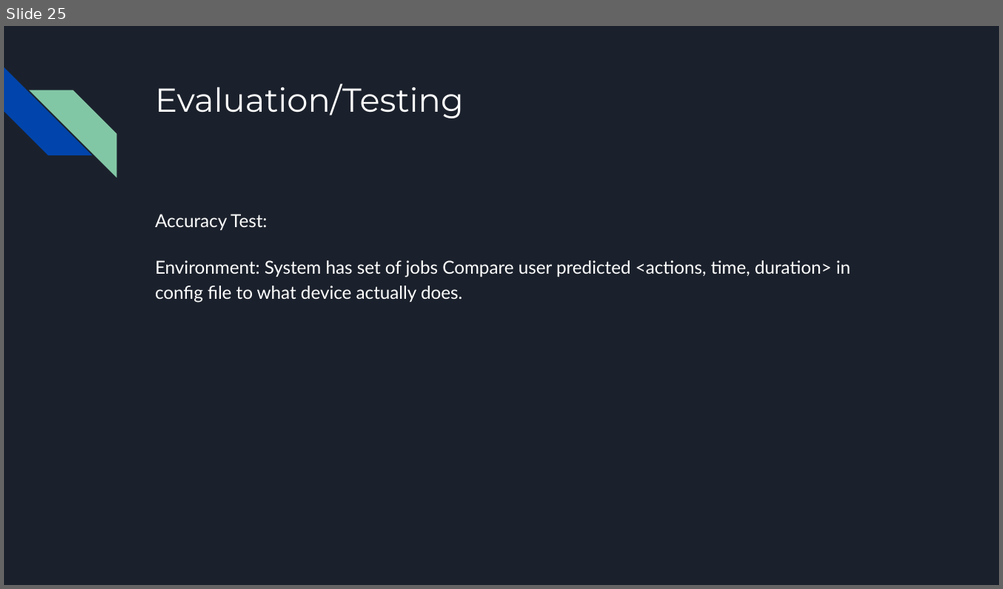
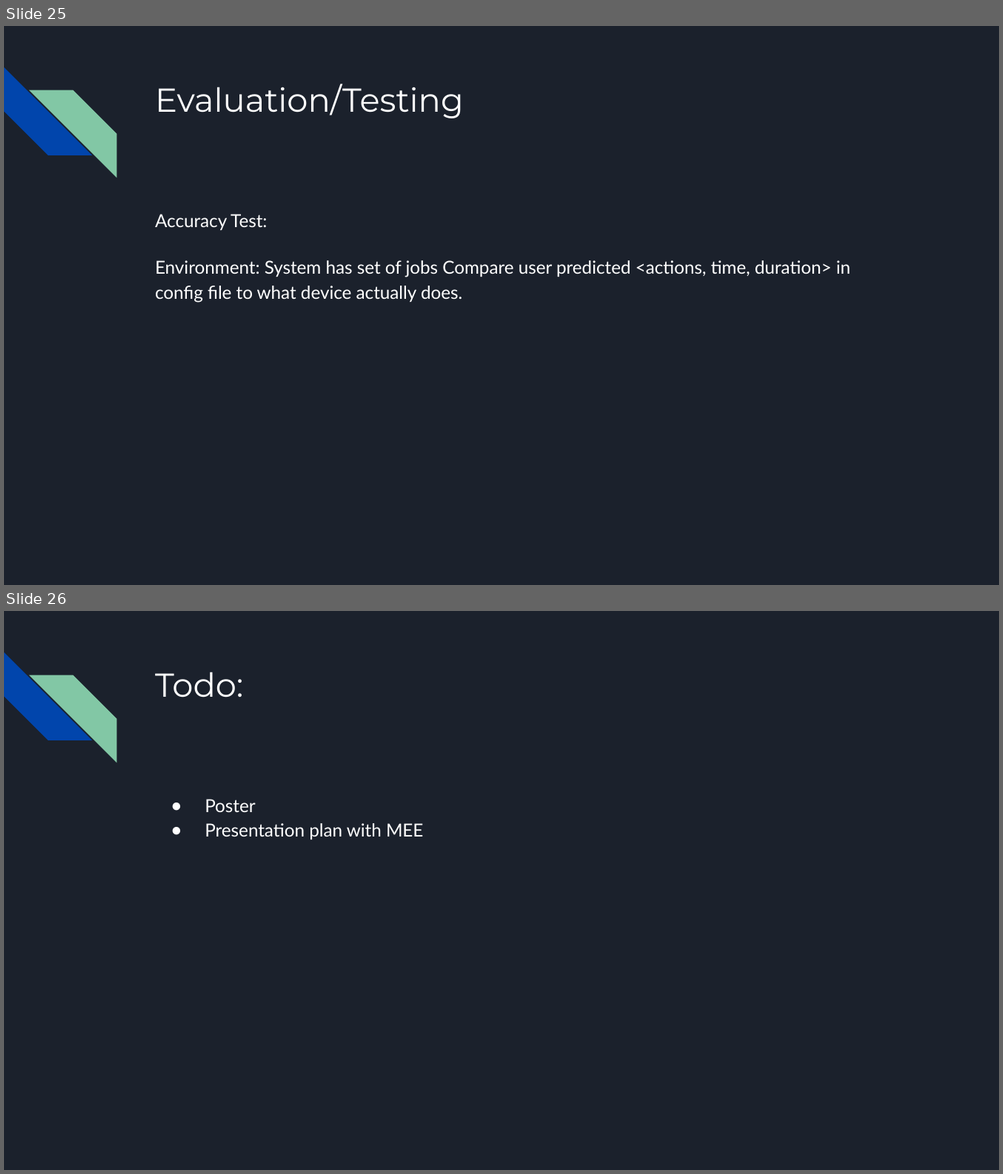
Before and after one commit to killsap/automated-multi-cycle-farming-in-space-website, a slide deck: docs/Milestone4Presentation.pptx. Shown one above the other, each under a label of ours: slide 25 before the commit, slides 25 and 26 after it. The pictures are 1003x589 and 1003x1174 pixels, drawn with LibreOffice and Linux fonts; fonts in the diff are those of the drawing. Boxes give left, top, right and bottom in pixels: in the first picture for what was removed or moved away, otherwise in the second. Text is boxed around its words. In the diff, an @@ line names an element or a change of style, - is before the commit and + after.

Commit message:
new

```diff
--- a/docs/Milestone4Presentation.pptx
+++ b/docs/Milestone4Presentation.pptx
@@ slide 26 added at box(4, 611, 999, 1170), background #1B212C; not listed: 2 template elements that a slide beside it also shows @@
@@ title added at box(155, 672, 243, 698), 24 pt, text #FFFFFF @@
+Todo:
@@ text added at box(205, 799, 423, 840), 13 pt, text #FFFFFF @@
+● Poster
+● Presentation plan with MEE
```
Also in this commit, not shown: 1 slide removed.
